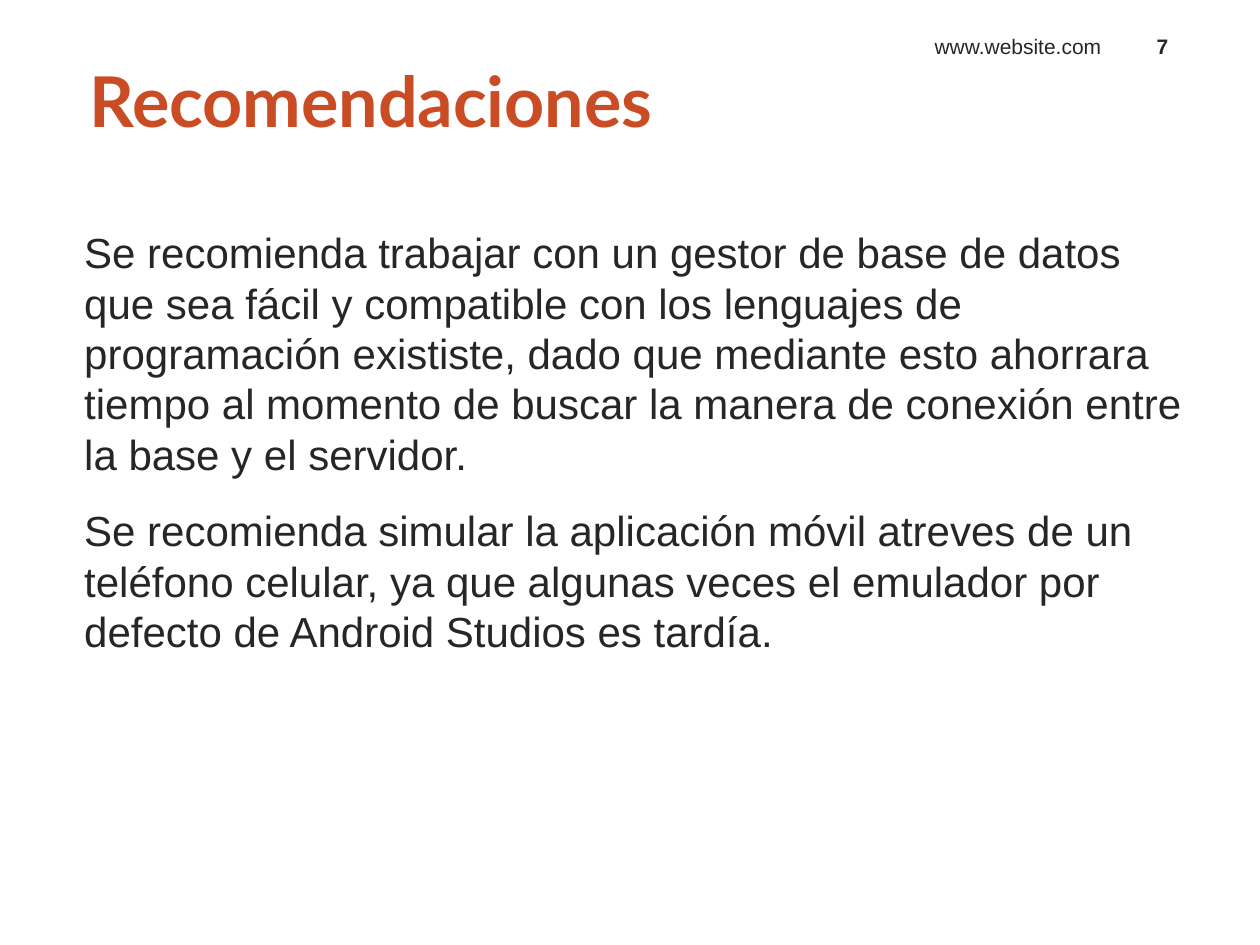
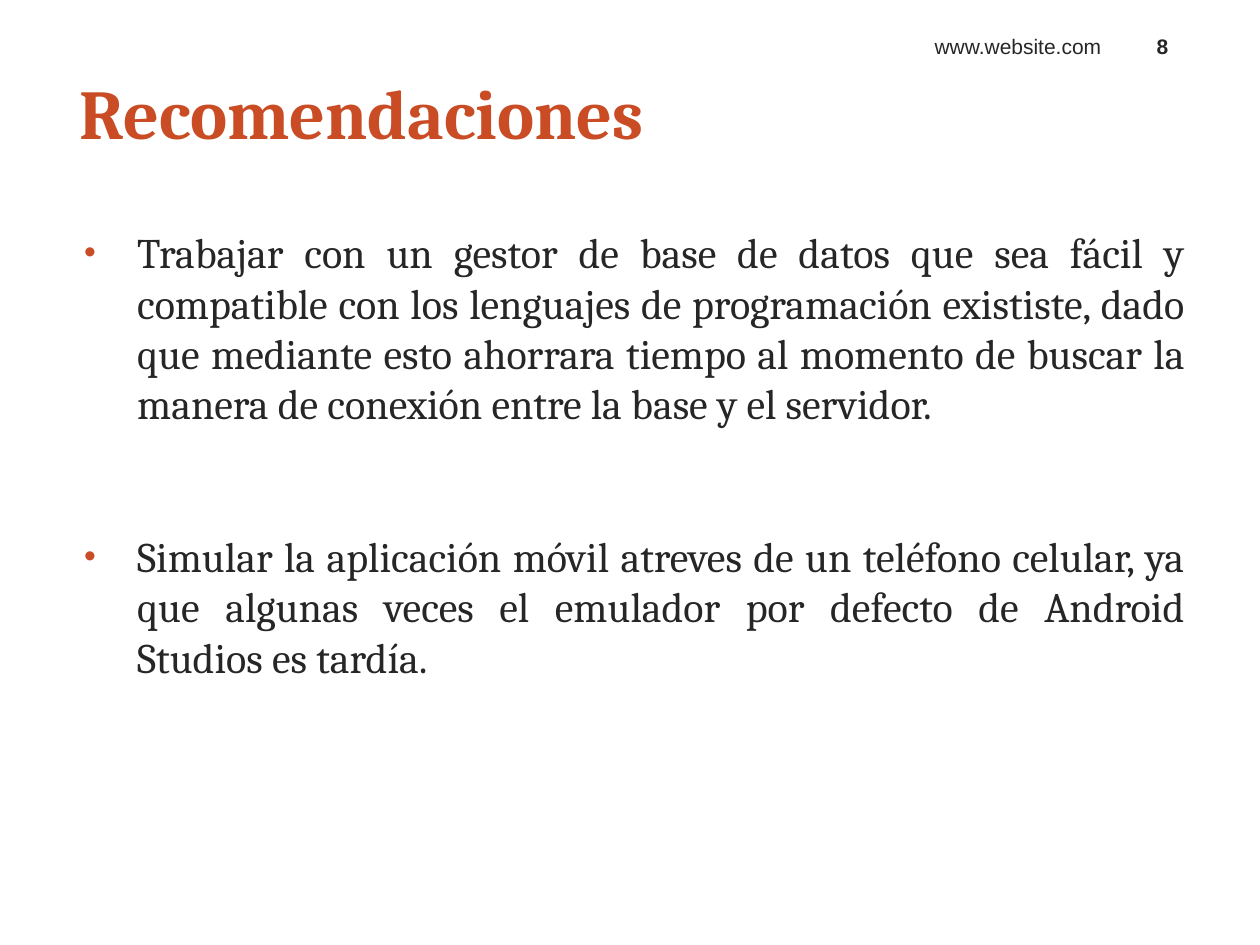
Before and after one commit to BryanManzano2016/AppChallenges, a slide deck: slide 8 of App móvil informativa.pptx (slide 7 before the commit). Drawn at 1260x945 pixels with LibreOffice and Linux fonts; fonts in the diff are those of the drawing; background and template pictures are left out. Boxes give left, top, right and bottom in pixels: in the first picture for what was removed or moved away, otherwise in the second. Text is boxed around its words. In the diff, an @@ line names an element or a change of style, - is before the commit and + after.

```diff
--- a/App móvil informativa.pptx
+++ b/App móvil informativa.pptx
@@ title "Recomendaciones": place and size @@
-title "Recomendaciones" at box(89, 75, 652, 128)
+title "Recomendaciones" at box(80, 90, 644, 140)
@@ title "Recomendaciones" at box(80, 90, 644, 140): font Lato to Cambria @@
@@ page number at box(1157, 39, 1169, 54): text changed @@
-7
+8
@@ text at box(137, 238, 1185, 674): text changed; font Arial to Cambria @@
-Se recomienda trabajar con un gestor de base de datos que sea fácil y compatible con los lenguajes de programación exististe, dado que mediante esto ahorrara tiempo al momento de buscar la manera de conexión entre la base y el servidor.
-Se recomienda simular la aplicación móvil atreves de un teléfono celular, ya que algunas veces el emulador por defecto de Android Studios es tardía.
+• Trabajar con un gestor de base de datos que sea fácil y compatible con los lenguajes de programación exististe, dado que mediante esto ahorrara tiempo al momento de buscar la manera de conexión entre la base y el servidor.
+• Simular la aplicación móvil atreves de un teléfono celular, ya que algunas veces el emulador por defecto de Android Studios es tardía.
```
Also in this commit, not shown: 6 other slides changed, 1 slide added.
